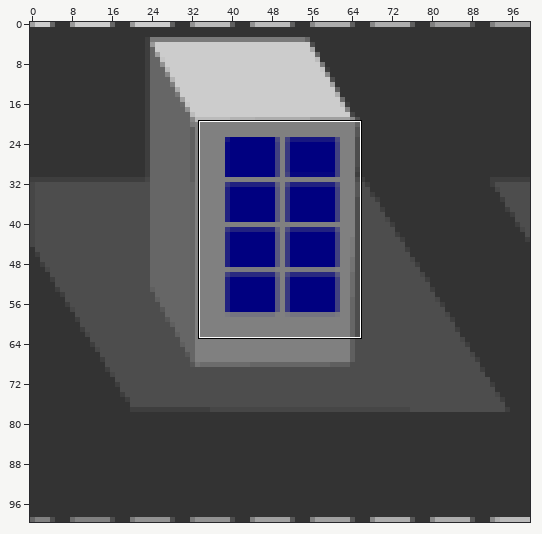
Two versions of one sprite sheet, src/resources/citta3.png. Above: a wide view before the commit, with the close-up outlined.
Close-up. As it was:
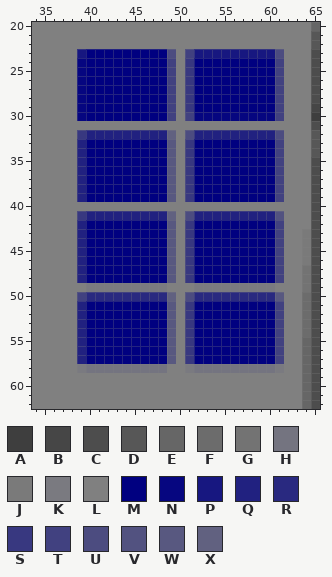
The file is 100x100 pixels. Colours within 5 levels of each other are drawn and written as one. Shown: x 34..65, y 20..62. The commit also changed other parts of the picture, which this record leaves out.
Palette (. is transparent): A #3e3e3e  B #464646  C #4d4d4d  D #575757  E #666666  F #6c6c6c  G #737373  H #747480  J #7a7a7a  K #7a7a80  L #808080  M #000080  N #060680  P #171780  Q #212180  R #292980  S #383880  T #414180  U #4c4c80  V #525280  W #585880  X #616180
Pixels before, first column x 34:
20 LLLLLLLLLLLLLLLLLLLLLLLLLLLLLLLE
21 LLLLLLLLLLLLLLLLLLLLLLLLLLLLLLLD
22 LLLLLLLLLLLLLLLLLLLLLLLLLLLLLLLD
23 LLLLLPMMMMMMMMMULTPPPPPPPPPULLLC
24 LLLLLNMMMMMMMMMTLSMMMMMMMMMTLLLC
25 LLLLLNMMMMMMMMMTLSMMMMMMMMMTLLLC
26 LLLLLNMMMMMMMMMTLSMMMMMMMMMTLLLC
27 LLLLLNMMMMMMMMMTLSMMMMMMMMMTLLLC
28 LLLLLNMMMMMMMMMTLSMMMMMMMMMTLLLC
29 LLLLLNMMMMMMMMMTLSMMMMMMMMMTLLLB
30 LLLLLNMMMMMMMMMTLTNNNNNNNNNTLLLA
31 LLLLLLLLLLLLLLLLLLLLLLLLLLLLLLLC
32 LLLLLSQQQQQQQQQXLUQQQQQQQQQULLLD
33 LLLLLQMMMMMMMMMWLSMMMMMMMMMTLLLD
34 LLLLLQMMMMMMMMMWLSMMMMMMMMMTLLLD
35 LLLLLQMMMMMMMMMWLSMMMMMMMMMTLLLC
36 LLLLLQMMMMMMMMMWLSMMMMMMMMMTLLLC
37 LLLLLQMMMMMMMMMWLSMMMMMMMMMTLLLC
38 LLLLLQMMMMMMMMMWLSMMMMMMMMMTLLLC
39 LLLLLQMMMMMMMMMWLSMMMMMMMMMTLLLC
40 LLLLLLLLLLLLLLLLLLLLLLLLLLLLLLLC
41 LLLLLSQQQQQQQQQXLUQQQQQQQQQVLLLC
42 LLLLLQMMMMMMMMMWLSMMMMMMMMMTLLLC
43 LLLLLQMMMMMMMMMWLSMMMMMMMMMTLLJC
44 LLLLLQMMMMMMMMMWLSMMMMMMMMMTLLJC
45 LLLLLQMMMMMMMMMWLSMMMMMMMMMTLLJC
46 LLLLLQMMMMMMMMMWLSMMMMMMMMMTLLJC
47 LLLLLQMMMMMMMMMWLSMMMMMMMMMTLLGC
48 LLLLLQMMMMMMMMMWLSMMMMMMMMMTLLGC
49 LLLLLLKKKKKKKKKLLLKKKKKKKKKLLLGC
50 LLLLLTRRRRRRRRRXLURRRRRRRRRWLLFC
51 LLLLLQMMMMMMMMMWLSMMMMMMMMMTLLFC
52 LLLLLQMMMMMMMMMWLSMMMMMMMMMTLLFC
53 LLLLLQMMMMMMMMMWLSMMMMMMMMMTLLFC
54 LLLLLQMMMMMMMMMWLSMMMMMMMMMTLLFC
55 LLLLLQMMMMMMMMMWLSMMMMMMMMMTLLEC
56 LLLLLQMMMMMMMMMWLSMMMMMMMMMTLLEC
57 LLLLLQMMMMMMMMMWLSMMMMMMMMMTLLEC
58 LLLLLKHHHHHHHHHLLKHHHHHHHHHKLLEC
59 LLLLLLLLLLLLLLLLLLLLLLLLLLLLLLEC
60 LLLLLLLLLLLLLLLLLLLLLLLLLLLLLLEC
61 LLLLLLLLLLLLLLLLLLLLLLLLLLLLLLEC
62 LLLLLLLLLLLLLLLLLLLLLLLLLLLLLLEC
The result:
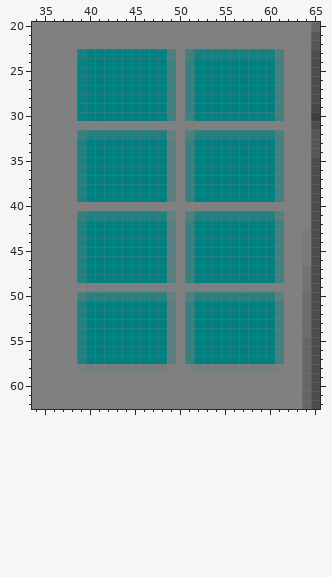
From old to new:
colour H: #747480 -> #748080
colour K: #7a7a80 -> #7a8080
colour M: #000080 -> #008080
colour N: #060680 -> #068080
colour P: #171780 -> #178080
colour Q: #212180 -> #218080
colour R: #292980 -> #298080
colour S: #383880 -> #388080
colour T: #414180 -> #418080
colour U: #4c4c80 -> #4c8080
colour V: #525280 -> #528080
colour W: #585880 -> #588080
colour X: #616180 -> #618080
Boxes around the changes in both close-ups, in picture pixels (x1, y1, x2, y2):
changed: (77, 49, 284, 373)
